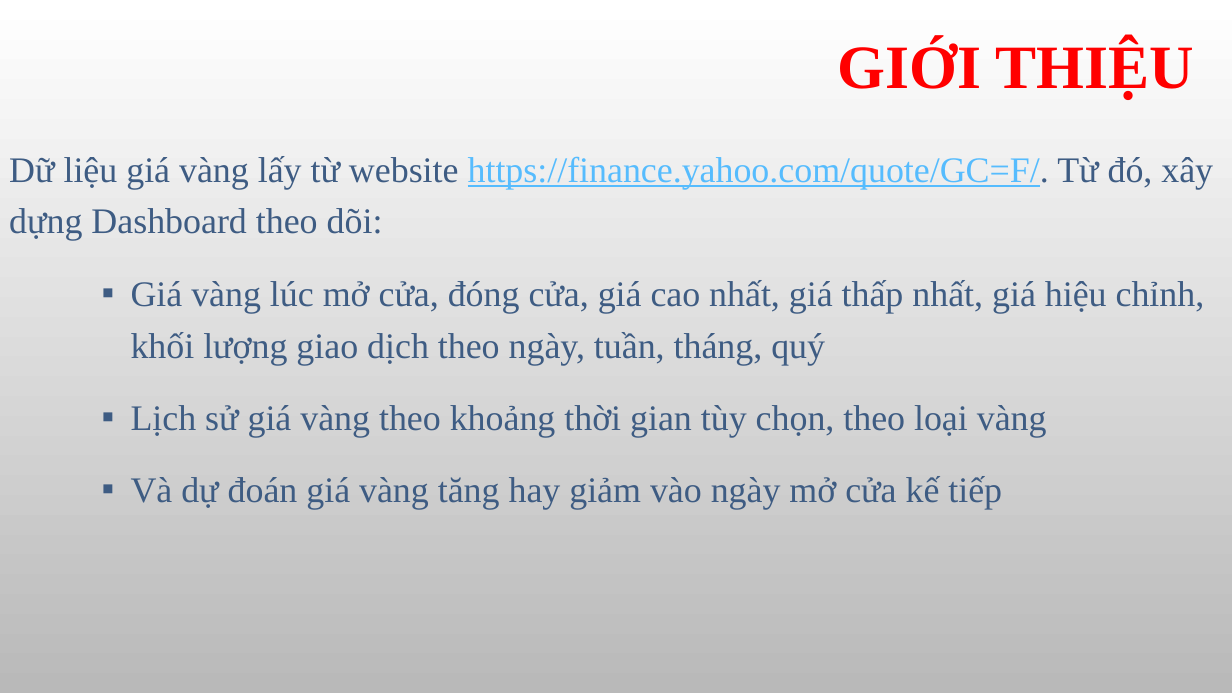
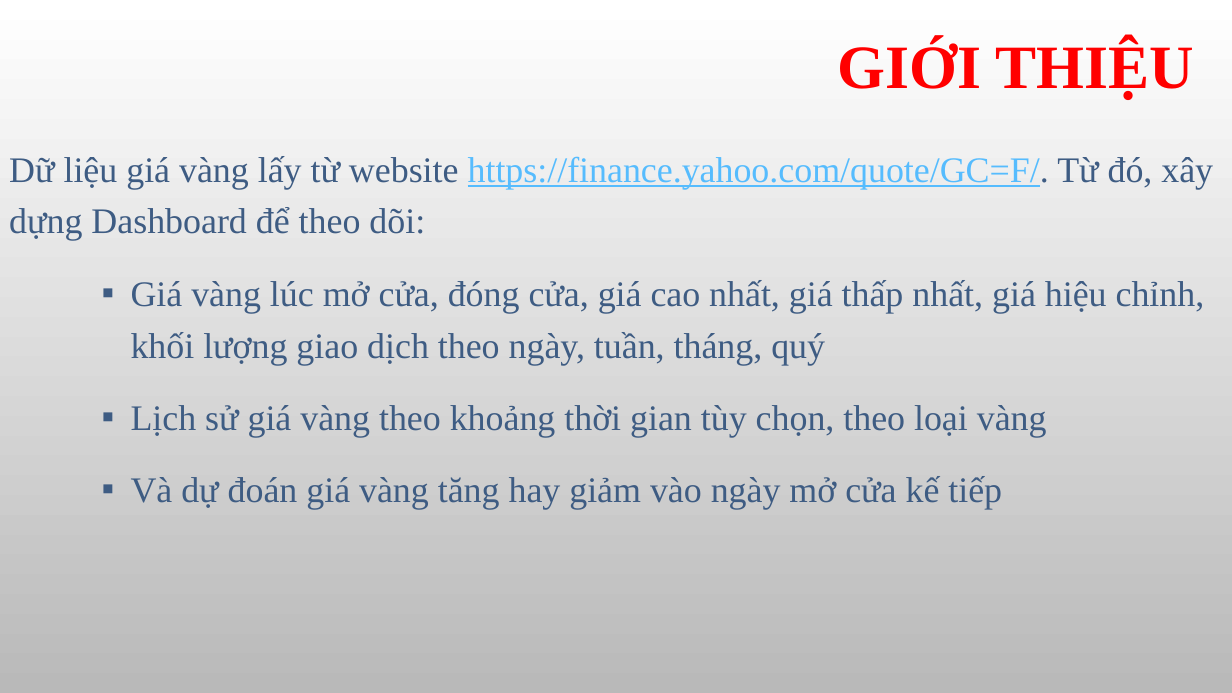
Before and after one commit to ThuanTran262/Big_data_project, a slide deck: slide 4 of doc/project/report.pptx. Drawn at 1232x693 pixels with LibreOffice and Linux fonts; fonts in the diff are those of the drawing; background and template pictures are left out. Boxes give left, top, right and bottom in pixels: in the first picture for what was removed or moved away, otherwise in the second. Text is boxed around its words. In the diff, an @@ line names an element or a change of style, - is before the commit and + after.

```diff
--- a/doc/project/report.pptx
+++ b/doc/project/report.pptx
@@ subtitle at <box>9,156,1213,241</box>: text changed @@
-Dữ liệu giá vàng lấy từ website https://finance.yahoo.com/quote/GC=F/. Từ đó, xây dựng Dashboard theo dõi:
+Dữ liệu giá vàng lấy từ website https://finance.yahoo.com/quote/GC=F/. Từ đó, xây dựng Dashboard để theo dõi:
```
Also in this commit, not shown: 2 other slides changed, 1 other file.
